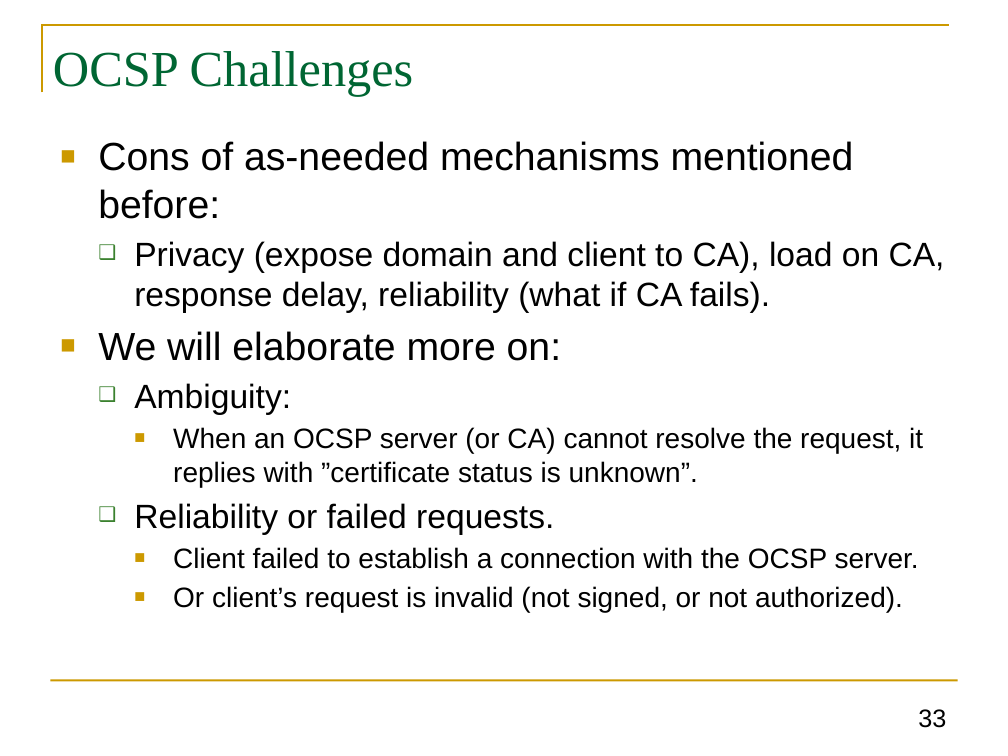
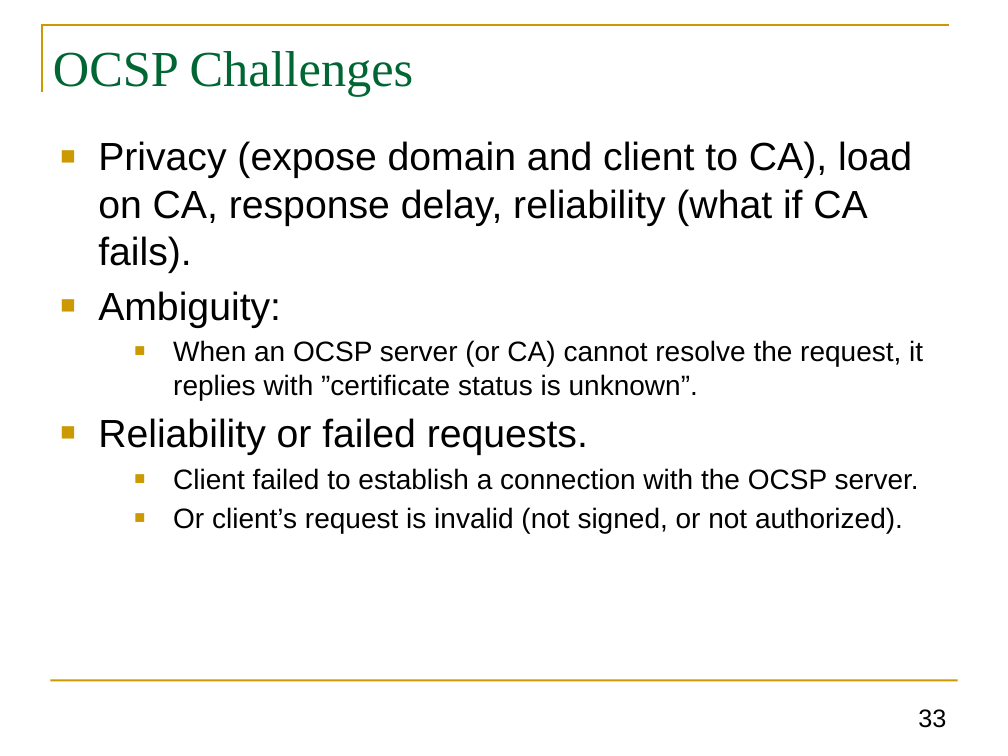
Before and after one commit to GhadaAlmashaqbeh/GhadaAlmashaqbeh.github.io, a slide deck: slide 33 of courses/cse3400-f2024/lecture12.pptx. Drawn at 1008x756 pixels with LibreOffice and Linux fonts; fonts in the diff are those of the drawing. Boxes give left, top, right and bottom in pixels: in the first picture for what was removed or moved away, otherwise in the second. Text is boxed around its words. In the diff, an @@ line names an element or a change of style, - is before the commit and + after.

```diff
--- a/courses/cse3400-f2024/lecture12.pptx
+++ b/courses/cse3400-f2024/lecture12.pptx
@@ text at box(98, 141, 854, 219): paragraph removed @@
-■ Cons of as-needed mechanisms mentioned before:
@@ text at box(98, 141, 912, 455): size 24 to 28 pt in "Privacy (expose domain and client to CA), ...", "Ambiguity:", "Reliability or failed requests."; bullet ❑ to ■; list level 2 to 1 in "Privacy (expose domain and client ..."; bullet colour #3B812F to #CC9900; list level 2 to 1 in "Ambiguity:"; list level 2 to 1 in "Reliability or failed requests." @@
@@ text at box(98, 331, 561, 361): paragraph removed @@
-■ We will elaborate more on:
```
Also in this commit, not shown: 5 other slides changed, 4 other files.
